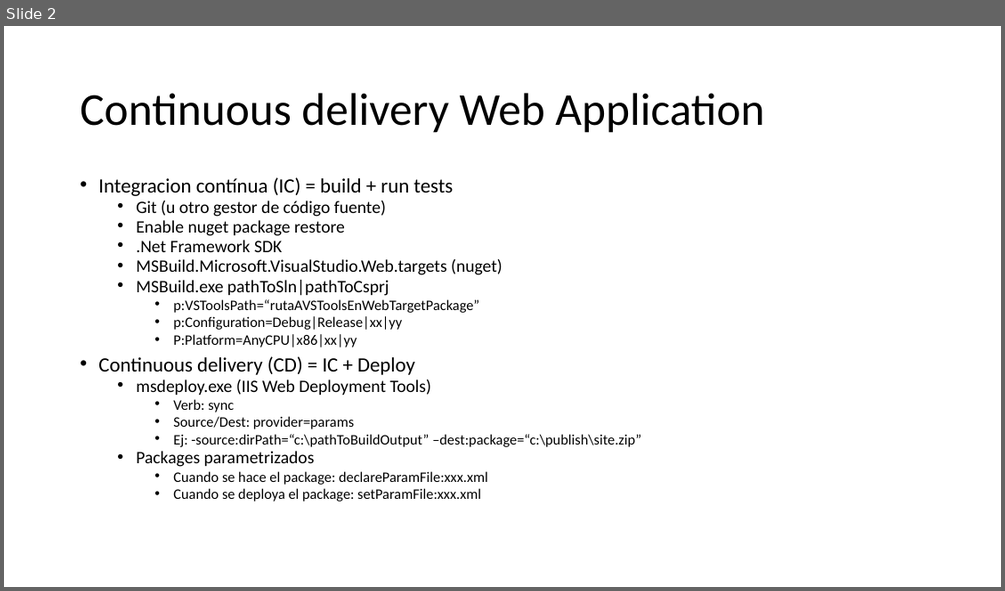
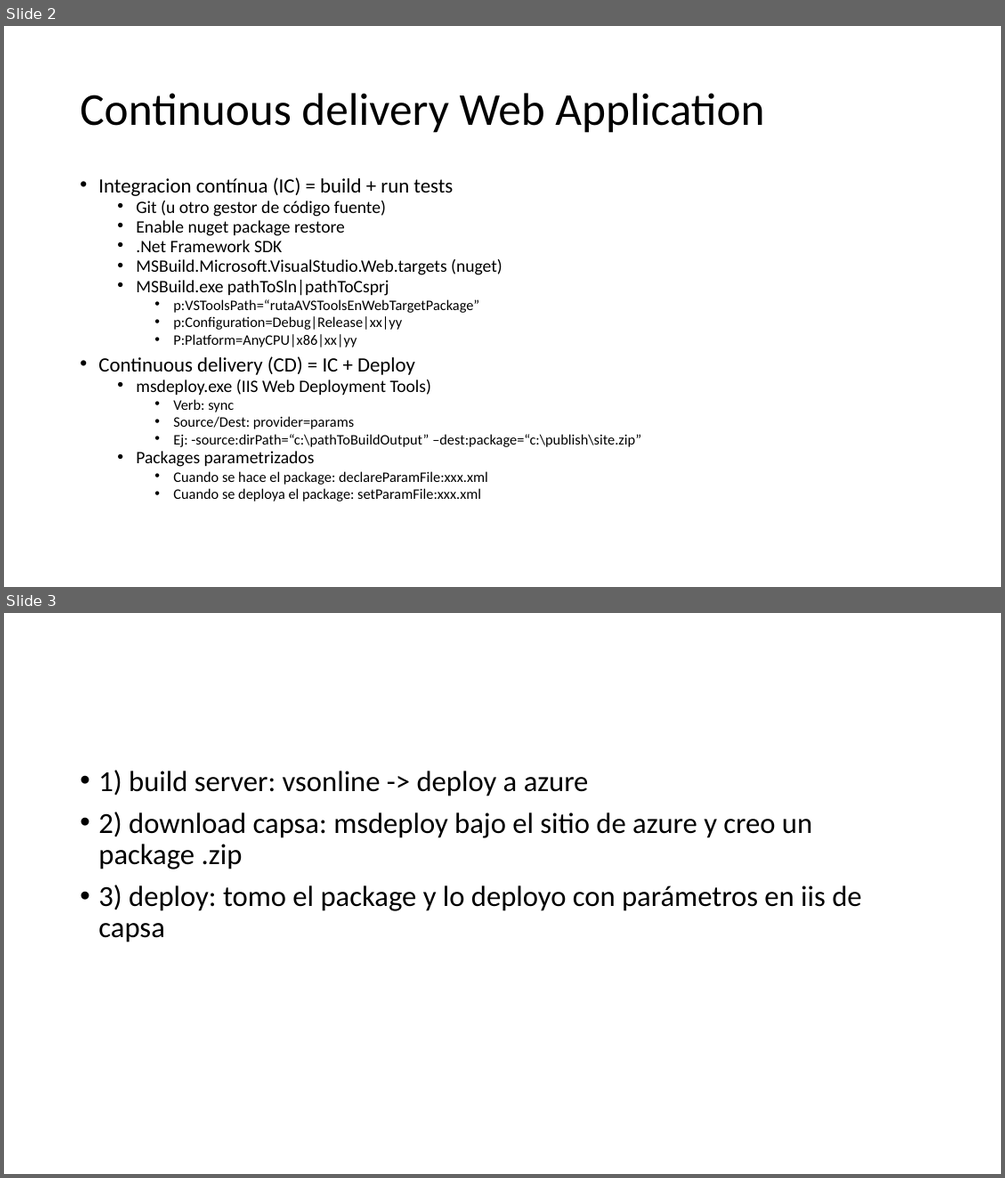
Before and after one commit to entaconsulting/devs201508, a slide deck: Material/Workshop devs 201508.pptx. Shown one above the other, each under a label of ours: slide 2 before the commit, slides 2 and 3 after it. The pictures are 1005x591 and 1005x1178 pixels, drawn with LibreOffice and Linux fonts; fonts in the diff are those of the drawing. Boxes give left, top, right and bottom in pixels: in the first picture for what was removed or moved away, otherwise in the second. Text is boxed around its words. In the diff, an @@ line names an element or a change of style, - is before the commit and + after.

Commit message:
agrego al ppt algunos comentarios

```diff
--- a/Material/Workshop devs 201508.pptx
+++ b/Material/Workshop devs 201508.pptx
@@ slide 3 added at (4,613,1001,1174), background #FFFFFF @@
@@ text added at (98,770,861,942), 28 pt, text #000000 @@
+• 1) build server: vsonline -> deploy a azure
+• 2) download capsa: msdeploy bajo el sitio de azure y creo un package .zip
+• 3) deploy: tomo el package y lo deployo con parámetros en iis de capsa
```
